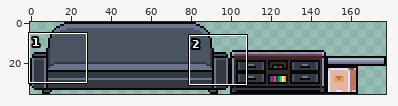
One commit to this sprite sheet: Assets/Rooms/Sprites/Furniture.png. The first picture is a wide view before the edit; the outline marks the close-up.
Close-up. First the earlier version:
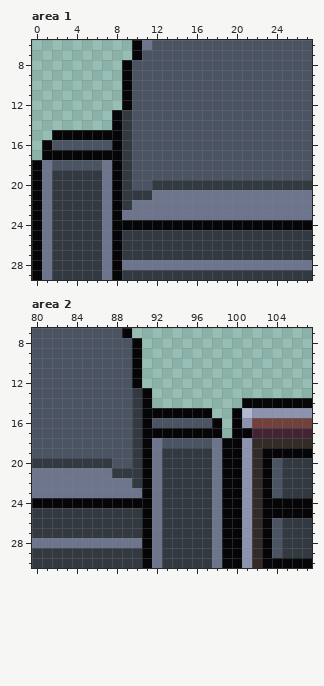
The file is 178x36 pixels. Shown: area 1: x 0..27, y 6..29; area 2: x 80..107, y 7..30.
After the commit:
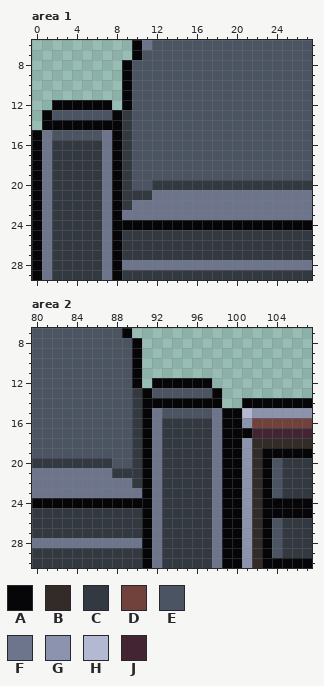
Palette (. is transparent): A #060608  B #322b28  C #333941  D #71413b  E #4a5462  F #6d758d  G #8b93af  H #b3b9d1  J #422433
Difference:
Changed rows in their new state; - is an unchanged pixel.
Area 1:
first column x 0:
12 --AAAAAA
13 -AEEEEEE
14 -AAAAAAA
15 AFEEEEEF
16 AFCCCCCF
17 AFCCCCCF
18 --CCCCC-
Area 2:
first column x 92:
12 AAAAAA--
13 EEEEEEA-
14 AAAAAAA-
15 FEEEEEFA
16 FCCCCCFA
17 FCCCCCFA
18 -CCCCC--
Where, in picture pixels (left, top, right, bottom), the same in both close-ups:
changed: (32, 100, 112, 170)
changed: (152, 378, 232, 448)
